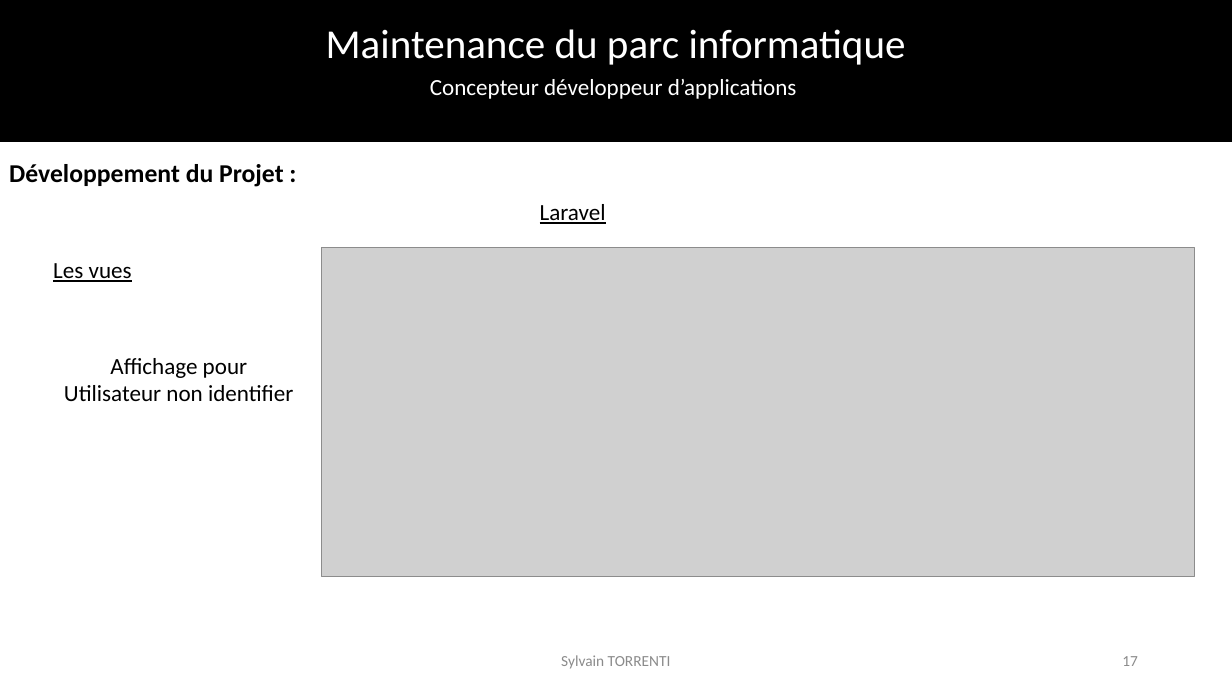
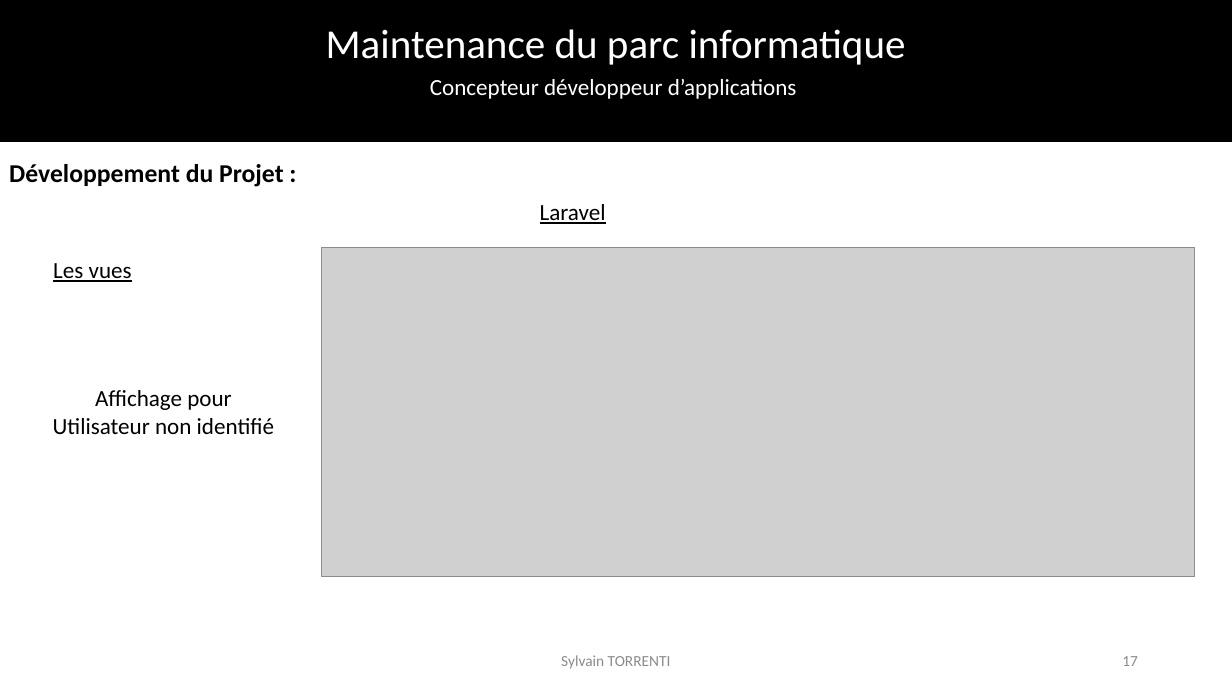
Before and after one commit to SylvainTorrenti/Fil_Rouge, a slide deck: slide 17 of presentation/Presentation epcf.pptx. Drawn at 1232x693 pixels with LibreOffice and Linux fonts; fonts in the diff are those of the drawing; grey boxes stand for pictures; background and template pictures are left out. Boxes give left, top, right and bottom in pixels: in the first picture for what was removed or moved away, otherwise in the second. Text is boxed around its words. In the diff, an @@ line names an element or a change of style, - is before the commit and + after.

```diff
--- a/presentation/Presentation epcf.pptx
+++ b/presentation/Presentation epcf.pptx
@@ text "Affichage pour" moved from (x1=64, y1=358, x2=293, y2=401) to (x1=53, y1=390, x2=274, y2=434) @@
@@ text at (x1=53, y1=418, x2=274, y2=434): text changed @@
-Utilisateur non identifier
+Utilisateur non identifié
```
Also in this commit, not shown: 34 other slides changed.
